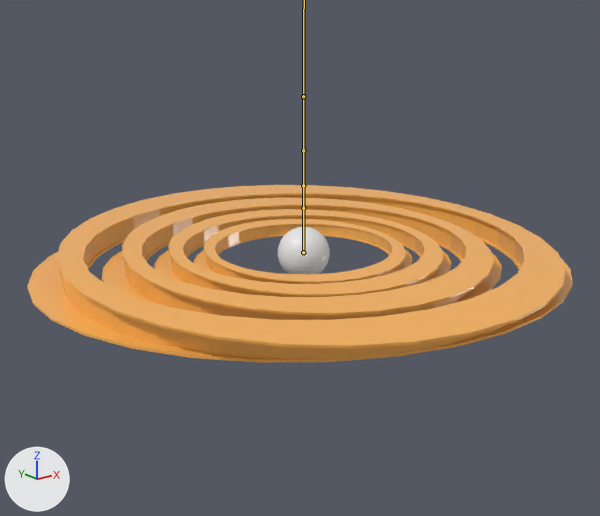
An edit to the FBX model bloss1/assets/models/ophanim/ophanim.fbx, drawn before and after from the same camera.
Camera for both pictures: a 50 mm camera at (-251.0, -311.0, 122.0) aimed at (-3.0, 0.0, -2.0). The axes (+X, +Y, +Z) are drawn at lower left. The lights are the same throughout. The bones that bend it are drawn over the model as lines.

In view in the first picture: 'Eye', 'Ring1', 'Ring2', 'Ring3', 'Ring4'.
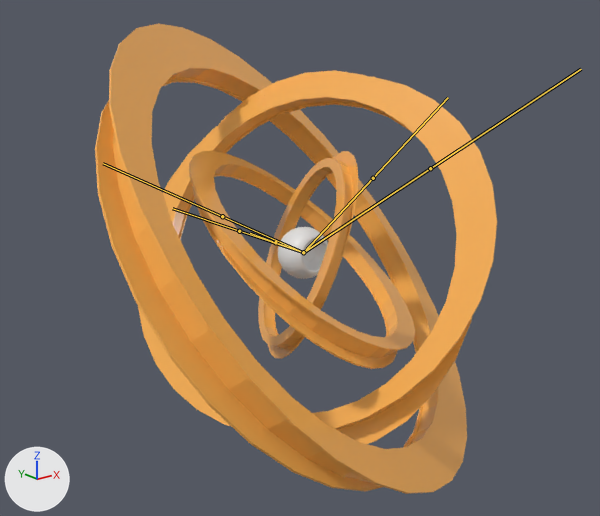
The newer file adds an action. The first version stands in its rest pose; the second is drawn at frame 1 of the action 'OphanimArmature|Idle.001'.

Pixel boxes [x1, y1, x2, y2] of what changed, in the pictures (600 x 516 px):
'Ring4', posed (32% narrower, 164% taller): before [27, 185, 573, 363]; after [95, 23, 467, 494]
'Ring3', posed (10% narrower, 205% taller): before [102, 198, 502, 320]; after [138, 70, 497, 444]
'Ring2', posed: before [154, 209, 451, 297]; after [189, 151, 415, 369]
'Ring1', posed: before [194, 219, 413, 284]; after [258, 151, 358, 359]
'Eye', posed (10% taller): before [278, 227, 330, 274]; after [278, 227, 328, 279]
bone 'Eye', root to tip: before (303, 252) to (303, 208); after (303, 252) to (275, 242)
bone 'Ring1', root to tip: before (303, 252) to (303, 185); after (303, 252) to (239, 231)
bone 'Ring2', root to tip: before (303, 252) to (303, 150); after (303, 252) to (373, 178)
bone 'Ring3', root to tip: before (303, 252) to (303, 96); after (303, 252) to (222, 216)
bone 'Ring4', root to tip: before (303, 252) to (303, 96); after (303, 252) to (430, 168)

The edits, one by one:
Bone 'Eye' (bone_eye) turns from (0, 0, 0) to (-90, 0, -152) degrees about its own x, y and z.
Bone 'Ring1' (bone_ring1) turns from (0, 0, 0) to (-26, 14, 59) degrees about its own x, y and z.
Bone 'Ring2' (bone_ring2) turns from (0, 0, 0) to (70, -59, -97) degrees about its own x, y and z.
Bone 'Ring3' (bone_ring3) turns from (0, 0, 0) to (34, 53, 90) degrees about its own x, y and z.
Bone 'Ring4' (bone_ring4) turns from (0, 0, 0) to (-68, -137, 24) degrees about its own x, y and z.
